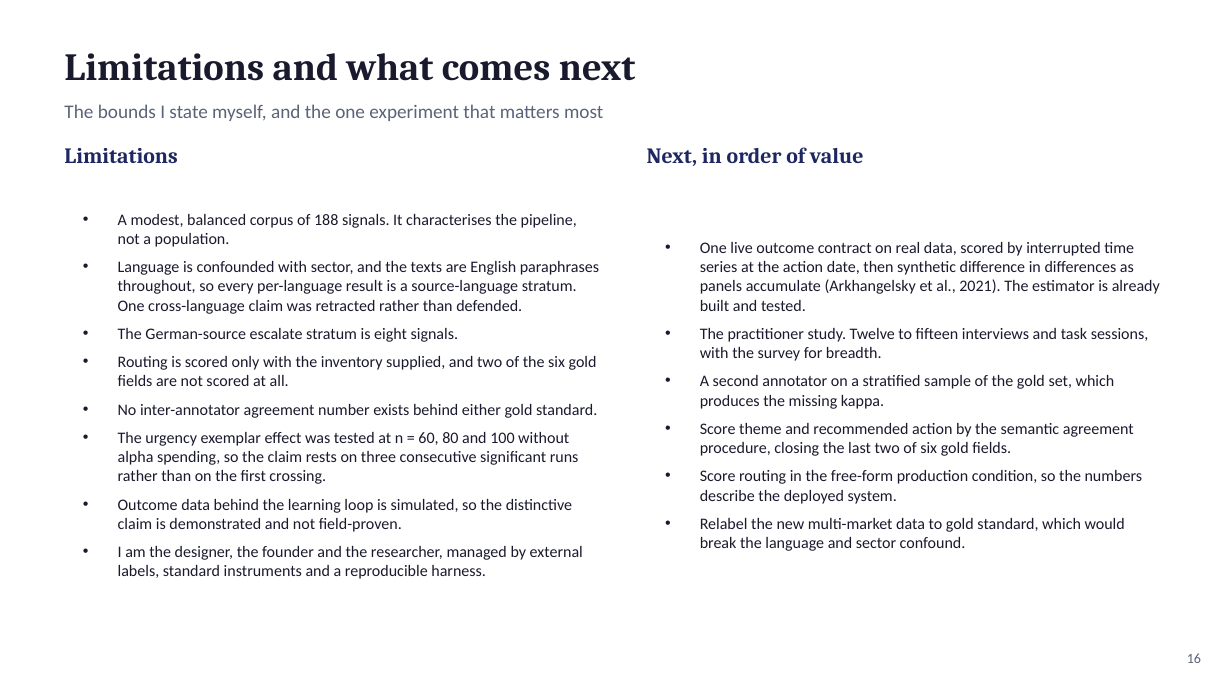
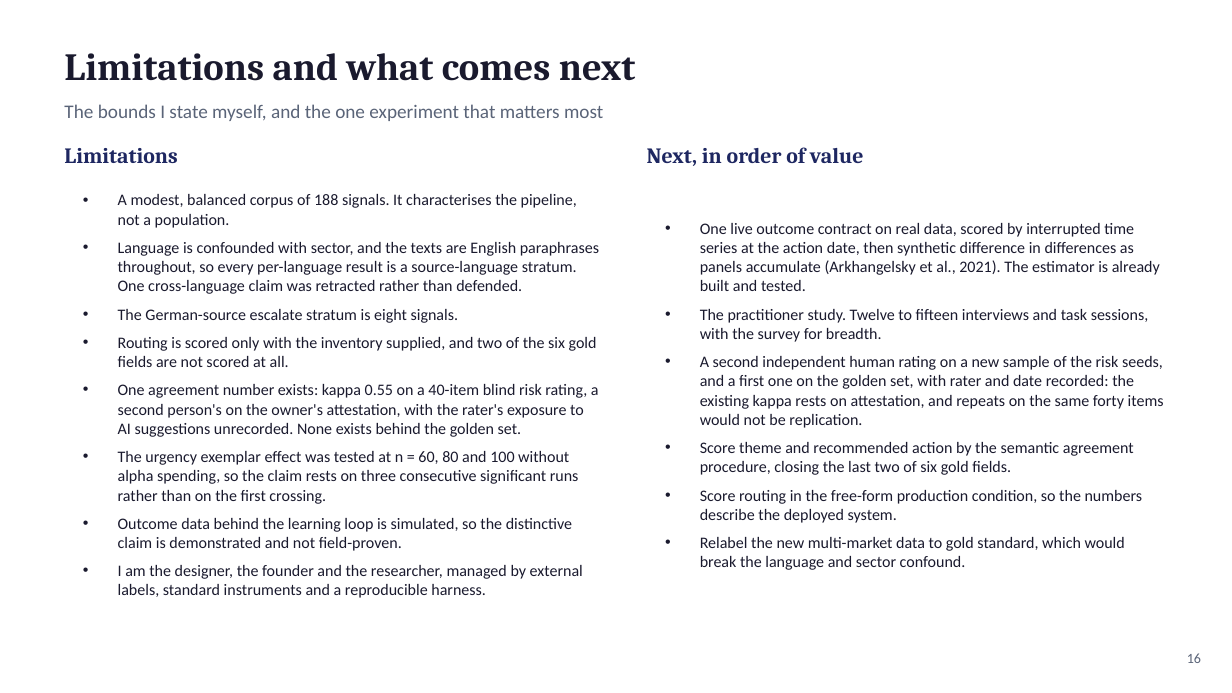
Before and after one commit to fogu13/CLARA, a slide deck: slide 16 of thesis/defense/defense_deck.pptx. Drawn at 1232x693 pixels with LibreOffice and Linux fonts; fonts in the diff are those of the drawing. Boxes give left, top, right and bottom in pixels: in the first picture for what was removed or moved away, otherwise in the second. Text is boxed around its words. In the diff, an @@ line names an element or a change of style, - is before the commit and + after.

```diff
--- a/thesis/defense/defense_deck.pptx
+++ b/thesis/defense/defense_deck.pptx
@@ text at (700, 356, 1164, 428): text changed @@
-• A second annotator on a stratified sample of the gold set, which produces the missing kappa.
+• A second independent human rating on a new sample of the risk seeds, and a first one on the golden set, with rater and date recorded: the existing kappa rests on attestation, and repeats on the same forty items would not be replication.
@@ text at (118, 384, 599, 437): text changed @@
-• No inter-annotator agreement number exists behind either gold standard.
+• One agreement number exists: kappa 0.55 on a 40-item blind risk rating, a second person's on the owner's attestation, with the rater's exposure to AI suggestions unrecorded. None exists behind the golden set.
```
Also in this commit, not shown: 7 other slides changed.
